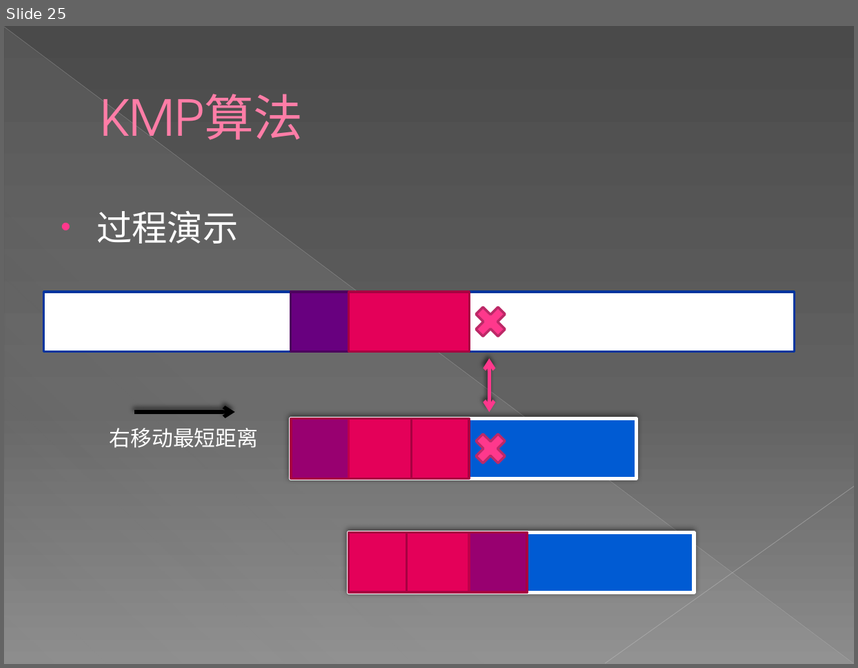
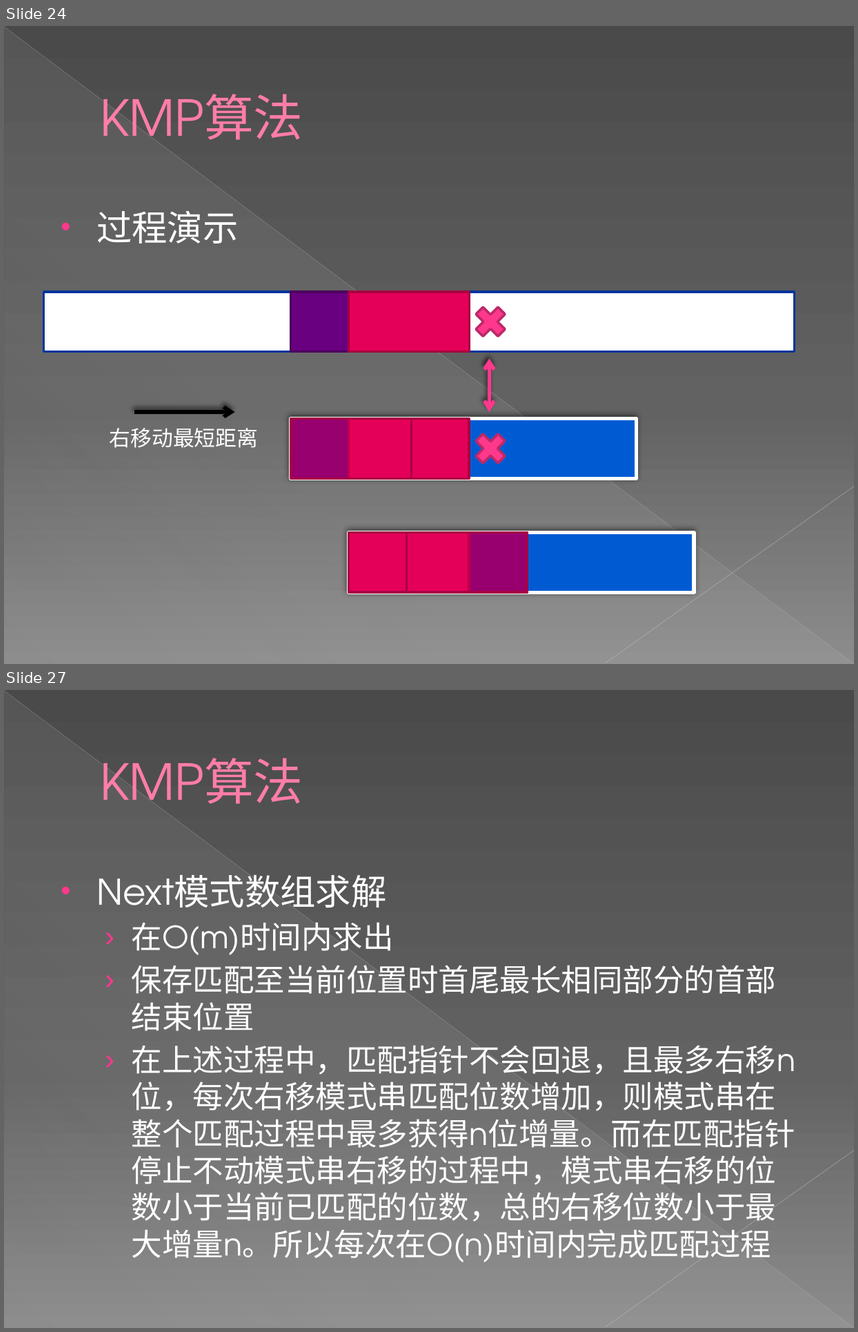
Before and after one commit to Eriri/Acm_Standard_Algorithm_Repository, a slide deck: 新建 Microsoft PowerPoint 演示文稿 (2).pptx. Shown one above the other, each under a label of ours: slide 25 before the commit, slides 24 and 27 after it; the slides between them are not shown. The pictures are 858x668 and 858x1332 pixels, drawn with LibreOffice and Linux fonts; fonts in the diff are those of the drawing. Boxes give left, top, right and bottom in pixels: in the first picture for what was removed or moved away, otherwise in the second. Text is boxed around its words. In the diff, an @@ line names an element or a change of style, - is before the commit and + after.

```diff
--- a/新建 Microsoft PowerPoint 演示文稿 (2).pptx
+++ b/新建 Microsoft PowerPoint 演示文稿 (2).pptx
@@ slide 27 added at [4,690,854,1328], background gradient #4A4A4A to #626262 to #8C8C8C; not listed: 3 template elements that a slide beside it also shows @@
@@ title added at [100,758,303,804], 42 pt, text #FF7DA7 @@
+KMP算法
@@ text added at [96,875,796,1262], 26 pt, text #FFFFFF @@
+• Next模式数组求解
+  › 在O(m)时间内求出
+  › 保存匹配至当前位置时首尾最长相同部分的首部结束位置
+  › 在上述过程中，匹配指针不会回退，且最多右移n位，每次右移模式串匹配位数增加，则模式串在整个匹配过程中最多获得n位增量。而在匹配指针停止不动模式串右移的过程中，模式串右移的位数小于当前已匹配的位数，总的右移位数小于最大增量n。所以每次在O(n)时间内完成匹配过程
@@ what was slide 25 is now slide 24 @@
```
Also in this commit, not shown: 3 slides changed, 20 other slides added, 5 slides removed.
